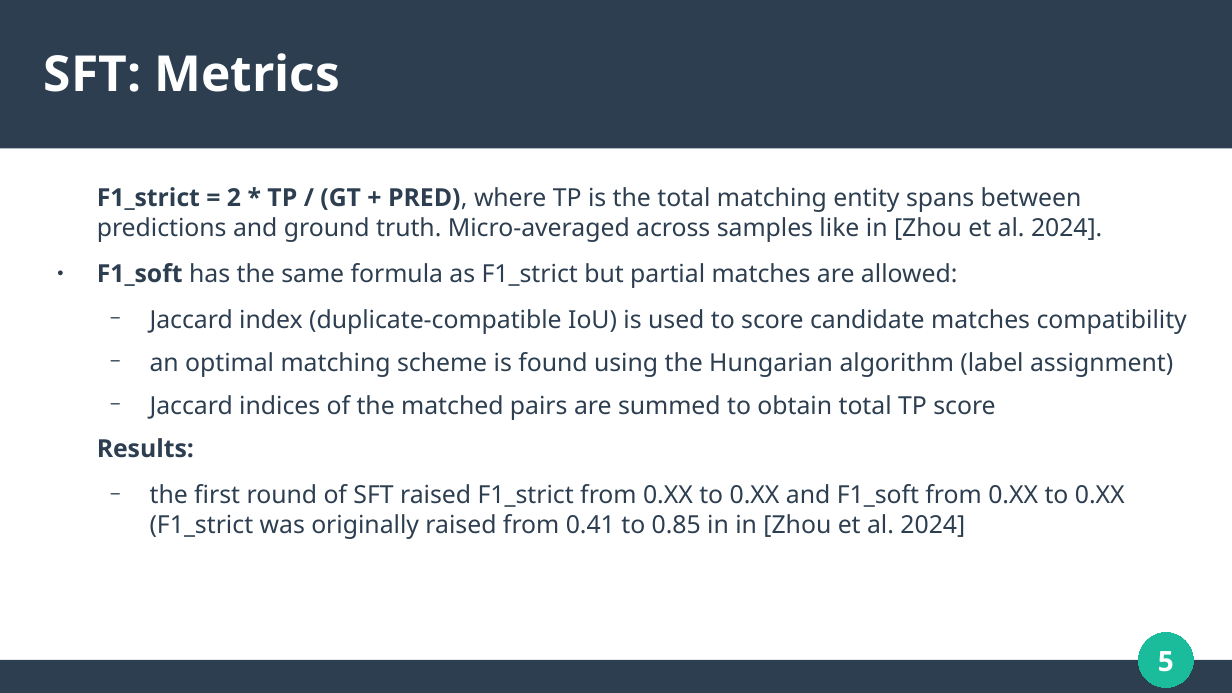
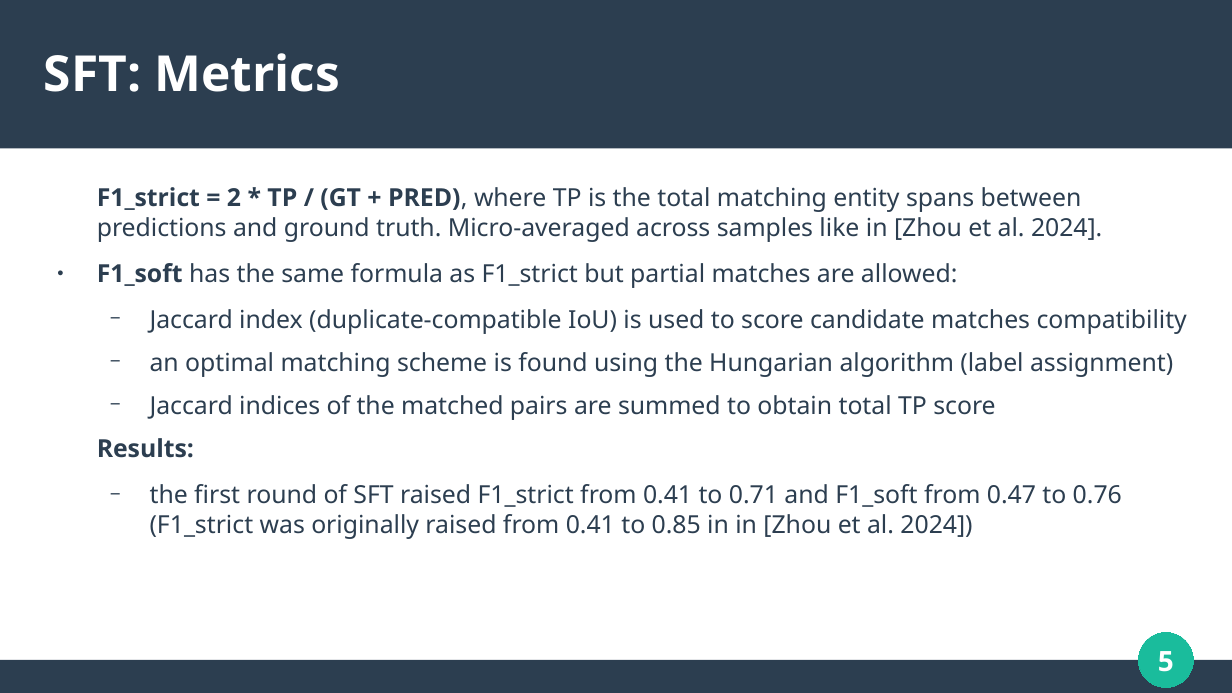
Before and after one commit to francescoriccardocrescenzi/UniversalMedNER, a slide deck: slide 5 of Presentation/Presentation.odp. Drawn at 1232x693 pixels with LibreOffice and Linux fonts; fonts in the diff are those of the drawing. Boxes give left, top, right and bottom in pixels: in the first picture for what was removed or moved away, otherwise in the second. Text is boxed around its words. In the diff, an @@ line names an element or a change of style, - is before the commit and + after.

```diff
--- a/Presentation/Presentation.odp
+++ b/Presentation/Presentation.odp
@@ text at (150,484,1122,539): text changed @@
-  − the first round of SFT raised F1_strict from 0.XX to 0.XX and F1_soft from 0.XX to 0.XX (F1_strict was originally raised from 0.41 to 0.85 in in [Zhou et al. 2024]
+  − the first round of SFT raised F1_strict from 0.41 to 0.71 and F1_soft from 0.47 to 0.76 (F1_strict was originally raised from 0.41 to 0.85 in in [Zhou et al. 2024])
```
Also in this commit, not shown: 4 other slides changed, 1 other file.
